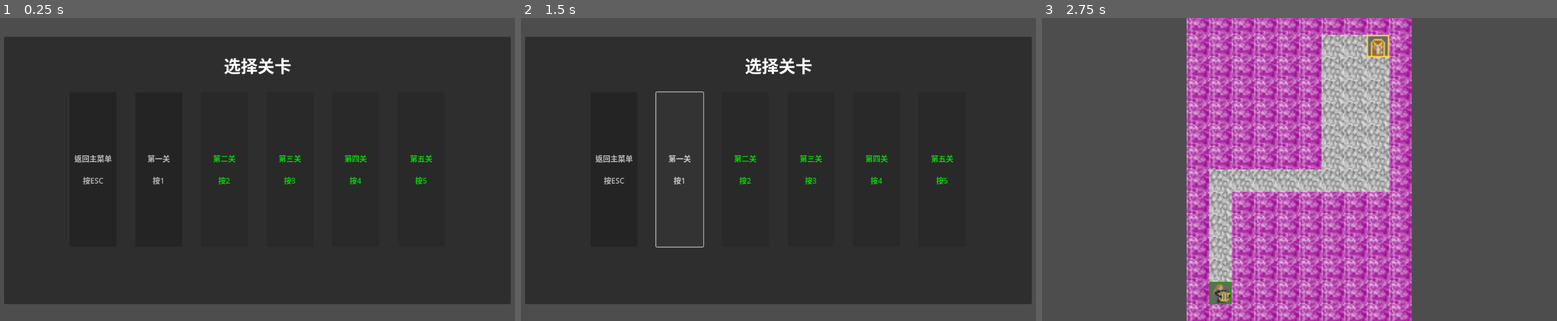
Above: before the commit, frames 1-3 (left to right).
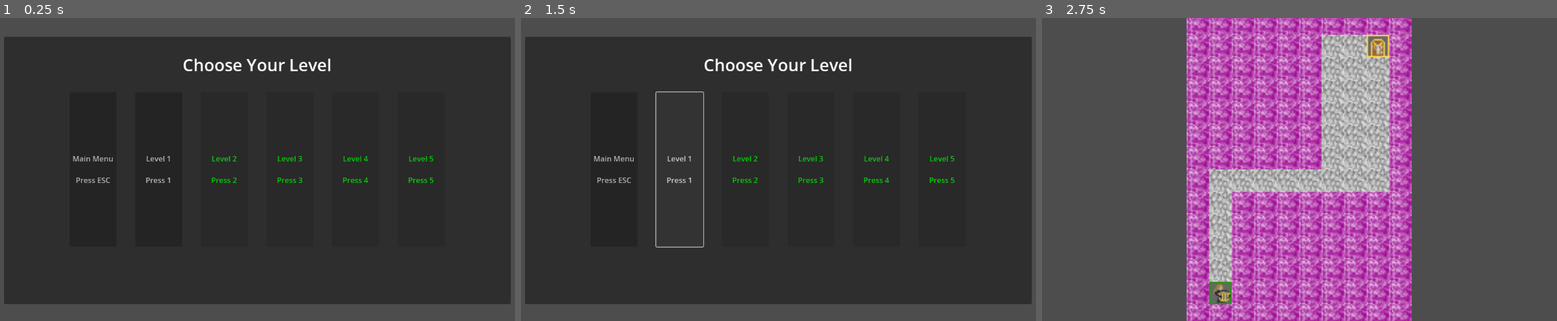
Above: after the commit, the same moments.

Repository: yoki071002/PixelAudioGame
Game: Godot game, scene res://levels/level_select.tscn
Same seed, same stepped clock (60 frames per second), same inputs: the game is played once before the commit and once after it. This scene is started directly instead of the project's main scene. Sound files missing from this copy of the repository are replaced by a short silence.
Inputs:
- Up to frame 1 (0.25 s): no input
- Up to frame 2 (1.5 s): click "第一关 按1" (after the commit: "Level 1 Press 1") at 0.5 s; click "第一关 按1" (after the commit: "Level 1 Press 1") at 1.25 s
- Up to frame 3 (2.75 s): tap Enter at 2 s; hold Right (blind_right) from 2.03 s (still down); hold Space (attack) from 2.03 s (still down)

The runs differ from the first frame. In frame 1, 1.6% of the frame differs, in the area x 14-85%, y 13-55%; in frame 2, 1.6%; in frame 3, nothing differs.

Commit message:
Level select english UI

Diff:
--- a/levels/level1.tscn
+++ b/levels/level1.tscn
@@ -26,6 +26,7 @@
 layer_0/tile_data = PackedInt32Array(-65536, 6, 0, -131072, 6, 0, -196608, 6, 0, -262144, 6, 0, -327680, 6, 0, -393216, …(1946 unchanged characters)…
 
 [node name="Player" parent="." instance=ExtResource("2_pdtm5")]
+z_index = 3
 position = Vector2(8, -8)
 
 [node name="Camera2D" type="Camera2D" parent="."]
--- a/levels/level_select.tscn
+++ b/levels/level_select.tscn
@@ -34,8 +34,9 @@
 offset_right = 150.0
 offset_bottom = 87.0
 grow_horizontal = 2
+scale = Vector2(0.996126, 1)
 theme_override_font_sizes/font_size = 36
-text = "选择关卡"
+text = "Choose Your Level"
 horizontal_alignment = 1
 
 [node name="VBoxContainer" type="HBoxContainer" parent="."]
@@ -59,9 +60,9 @@
 layout_mode = 2
 size_flags_horizontal = 6
 theme_override_colors/font_disabled_color = Color(0, 1, 0, 1)
-text = "返回主菜单
+text = "Main Menu
 
-按ESC"
+Press ESC"
 
 [node name="Level 1 Press 1" type="Button" parent="VBoxContainer"]
 modulate = Color(1, 1, 1, 0.784314)
@@ -69,9 +70,9 @@
 layout_mode = 2
 size_flags_horizontal = 6
 theme_override_colors/font_disabled_color = Color(0, 1, 0, 1)
-text = "第一关
+text = "Level 1
 
-按1"
+Press 1"
 
 [node name="2 for Level 2" type="Button" parent="VBoxContainer"]
 modulate = Color(1, 1, 1, 0.784314)
@@ -79,9 +80,9 @@
 layout_mode = 2
 size_flags_horizontal = 6
 theme_override_colors/font_disabled_color = Color(0, 1, 0, 1)
-text = "第二关
+text = "Level 2
 
-按2"
+Press 2"
 
 [node name="3 for Level 3" type="Button" parent="VBoxContainer"]
 modulate = Color(1, 1, 1, 0.784314)
@@ -89,9 +90,9 @@
 layout_mode = 2
 size_flags_horizontal = 6
 theme_override_colors/font_disabled_color = Color(0, 1, 0, 1)
-text = "第三关
+text = "Level 3
 
-按3"
+Press 3"
 
 [node name="4 for Level 4" type="Button" parent="VBoxContainer"]
 modulate = Color(1, 1, 1, 0.784314)
@@ -99,9 +100,9 @@
 layout_mode = 2
 size_flags_horizontal = 6
 theme_override_colors/font_disabled_color = Color(0, 1, 0, 1)
-text = "第四关
+text = "Level 4
 
-按4"
+Press 4"
 
 [node name="5 for Level 5" type="Button" parent="VBoxContainer"]
 modulate = Color(1, 1, 1, 0.784314)
@@ -109,6 +110,6 @@
 layout_mode = 2
 size_flags_horizontal = 6
 theme_override_colors/font_disabled_color = Color(0, 1, 0, 1)
-text = "第五关
+text = "Level 5
 
-按5"
+Press 5"
